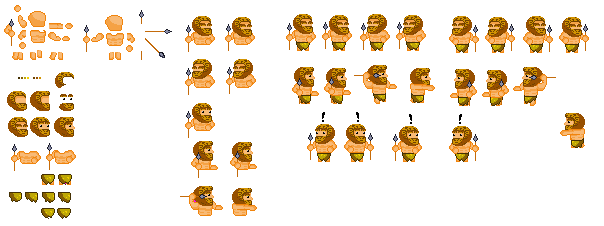
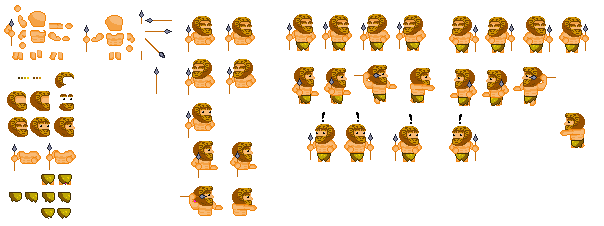
Layer changes from the first w=604, h=226 image to the second:
renamed "Camada 5" to "Camada 7", painted on it over left=145, top=18, right=172, bottom=94
